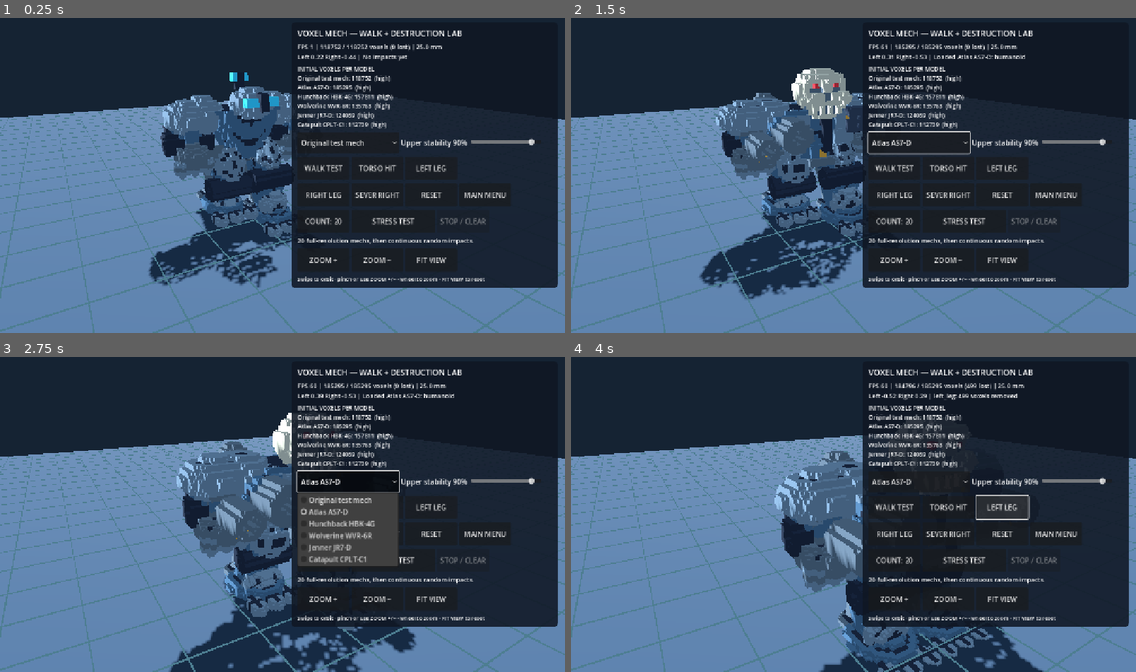
Above: before the commit, frames 1-4 (two rows, left to right).
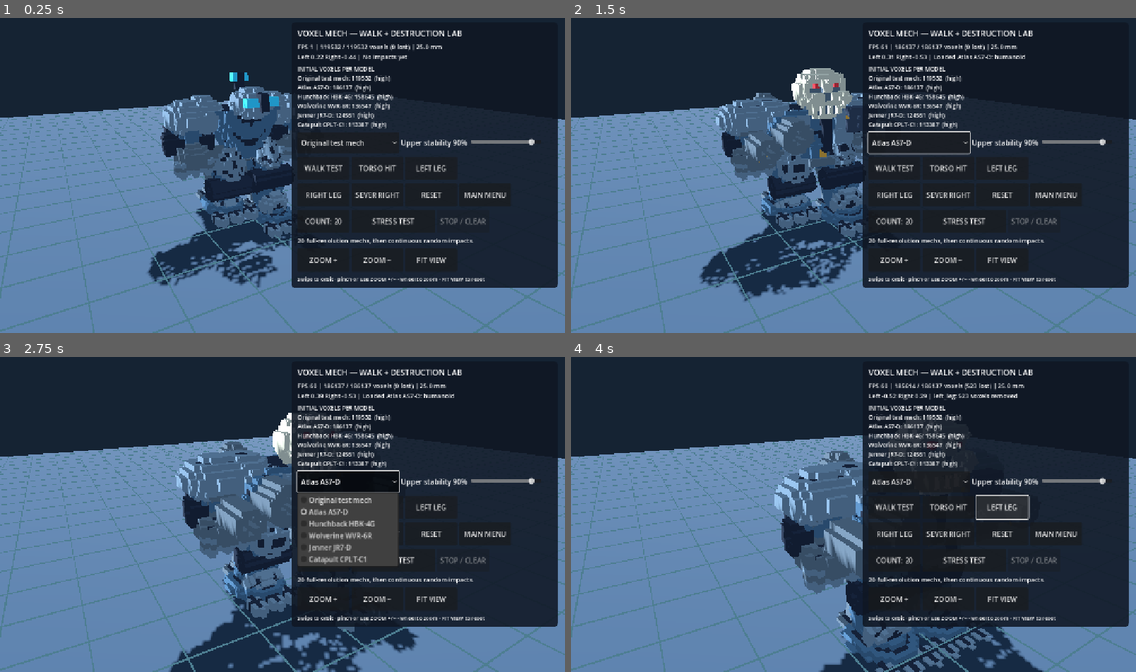
Above: after the commit, the same moments.

Repository: drag0nblad3/BtechMobile
Game: Godot game, scene res://scenes/voxel_mech_lab.tscn
Two runs of this game, one before a commit and one after it. Both use one fixed random seed, a clock stepped at 60 frames per second and the inputs below. This scene is started directly instead of the project's main scene.
Inputs:
- Up to frame 1 (0.25 s): no input
- Up to frame 2 (1.5 s): click "Original test mech" at 0.5 s; click "WALK TEST" at 1.25 s
- Up to frame 3 (2.75 s): click "Atlas AS7-D" at 2 s
- Up to frame 4 (4 s): click "TORSO HIT" at 2.75 s; click "LEFT LEG" at 3.5 s

The runs differ from the first frame. In frame 1, 0.4% of the frame differs, in the area x 26-67%, y 8-85%; in frame 2, 0.4%; in frame 3, 0.5%; in frame 4, 0.7%, in the area x 36-81%, y 8-100%.

Commit message:
Preserve detailed weapon bores, differentiate arm silhouettes and rebalance body mass

Diff:
--- a/src/view/units/voxel_part.gd
+++ b/src/view/units/voxel_part.gd
@@ -72,7 +72,10 @@
 		elif detail_style == "atlas" or detail_style == "catapult":
 			VoxelChassisDetail.decorate(self)
 		VoxelRosterSculpt.fine(self)
-		VoxelAnatomyV2.micro_bevel(self)
+		# Fine corner dressing only on major hull armor; preserve slender
+		# weapon rims, articulated pins and the exact Jenner toe geometry.
+		if name == "Torso" and detail_style != "jenner":
+			VoxelAnatomyV2.micro_bevel(self)
 	_original_count = cells.size()
 	joint_cells.clear()
 	for cell: Vector3i in cells:
